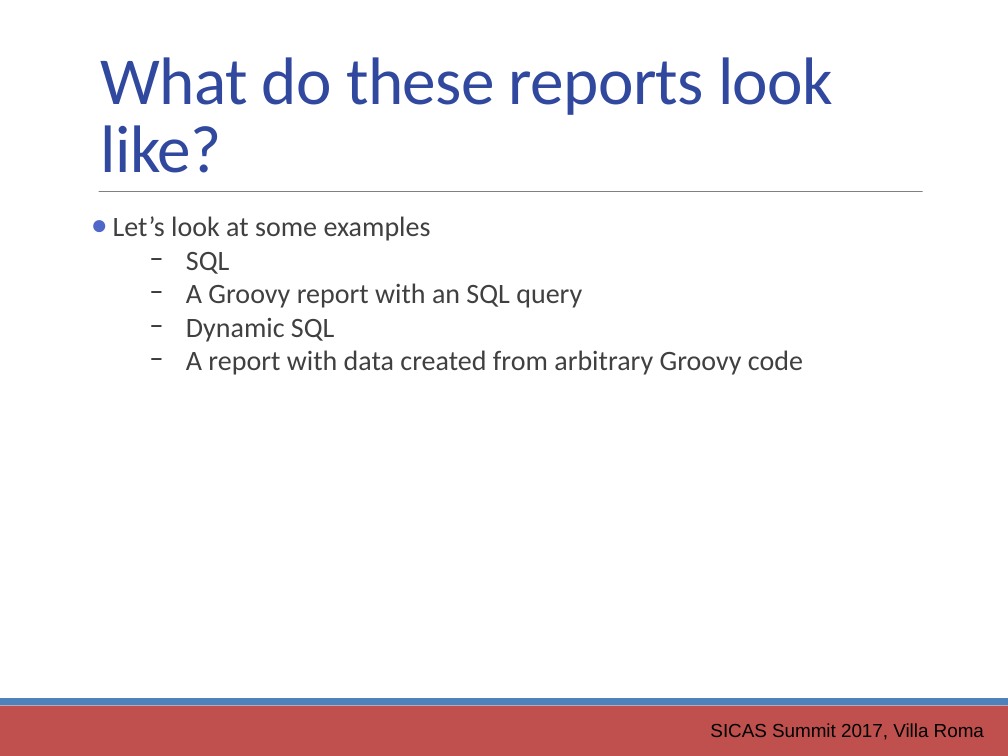
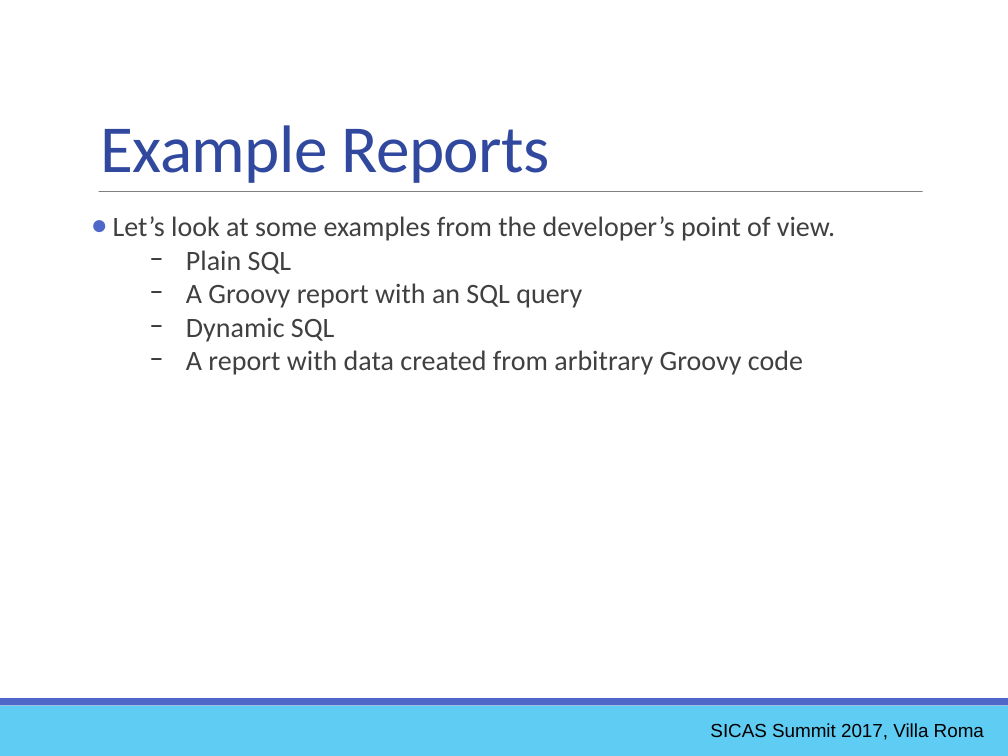
Before and after one commit to ewcole/simple_report, a slide deck: slide 18 of docs/SICAS_2017/Cole_Drop-In Reporting with Groovy.pptx (slide 11 before the commit). Drawn at 1008x756 pixels with LibreOffice and Linux fonts; fonts in the diff are those of the drawing. Boxes give left, top, right and bottom in pixels: in the first picture for what was removed or moved away, otherwise in the second. Text is boxed around its words. In the diff, an @@ line names an element or a change of style, - is before the commit and + after.

```diff
--- a/docs/SICAS_2017/Cole_Drop-In Reporting with Groovy.pptx
+++ b/docs/SICAS_2017/Cole_Drop-In Reporting with Groovy.pptx
@@ text at <box>101,125,550,183</box>: text changed @@
-What do these reports look like?
+Example Reports
@@ text at <box>113,216,835,274</box>: text changed @@
-● Let’s look at some examples
-  − SQL
+● Let’s look at some examples from the developer’s point of view.
+  − Plain SQL
@@ rectangle at <box>0,706,1008,756</box>: fill #C0504D to #5ECCF3 @@
@@ rectangle at <box>0,699,1008,706</box>: fill #4F81BD to #4E67C8 @@
```
Also in this commit, not shown: 38 other slides changed, 8 slides added, 1 slide removed, 8 other files.
